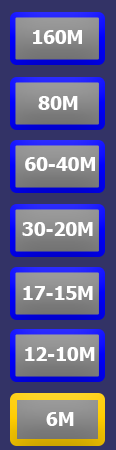
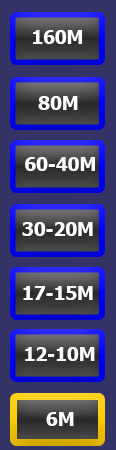
The second 116px x 450px image is a revision of the first. Changes to its layers:
painted on "Button7" over left=17, top=400, right=98, bottom=439
painted on "Button6" over left=15, top=334, right=99, bottom=377
painted on "Button5" over left=15, top=272, right=99, bottom=315
painted on "Button4" over left=15, top=209, right=99, bottom=252
painted on "Button3" over left=15, top=145, right=99, bottom=188
painted on "Button2" over left=15, top=82, right=99, bottom=125
painted on "Button1" over left=15, top=17, right=99, bottom=60